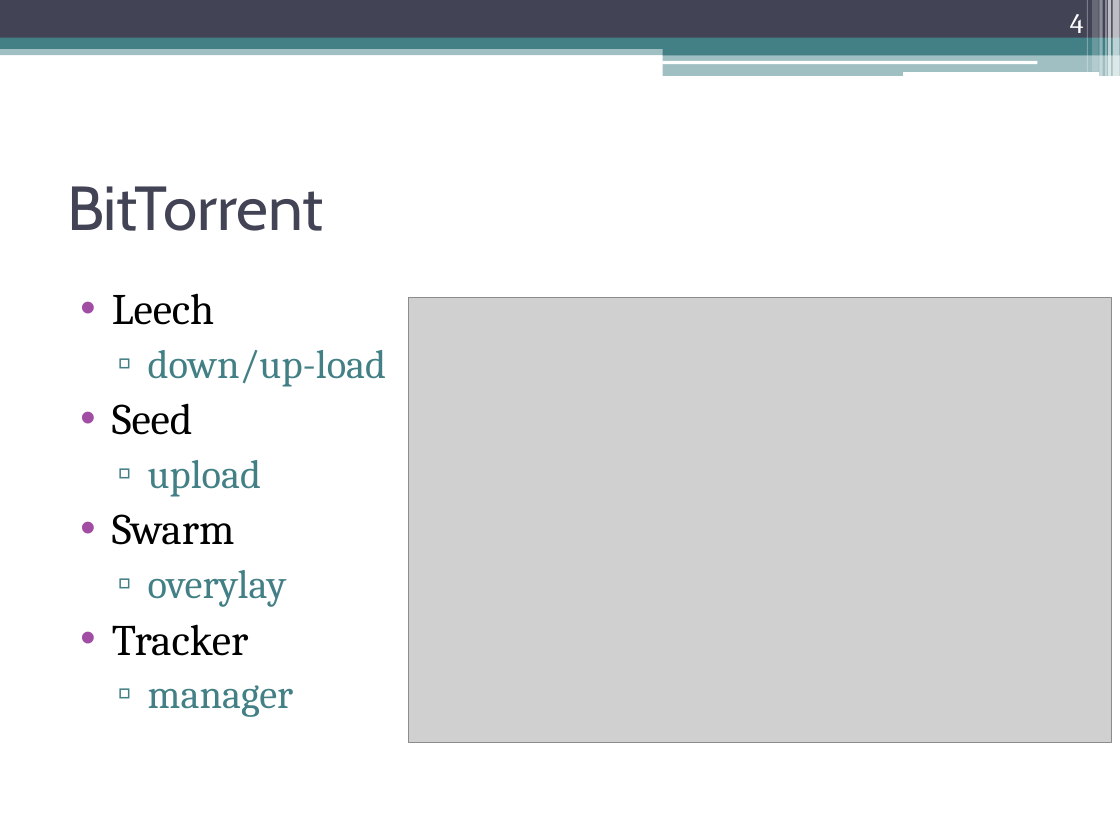
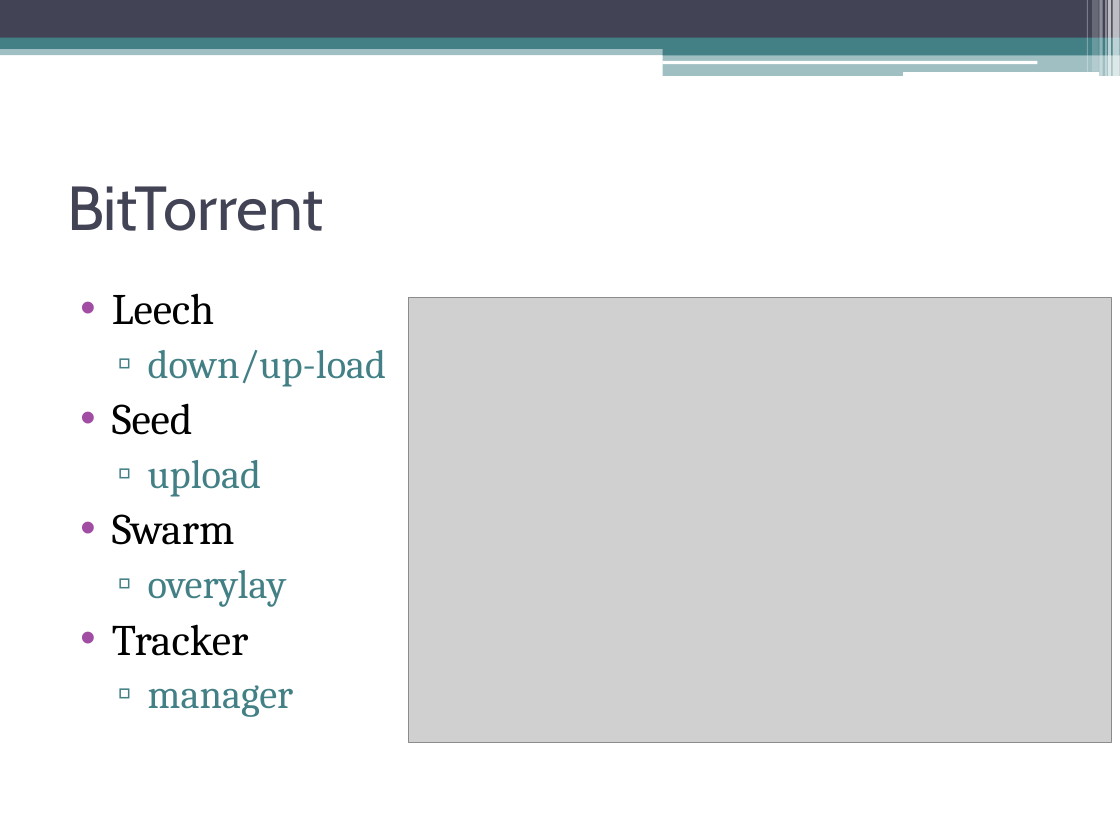
Before and after one commit to sikeh/shanbolishomework, a slide deck: slide 4 of Distributed Computing, Peer-to-Peer and GRIDS/final presentation/ppt/Peer-to-Peer Multimedia Streaming Using BitTorrent.pptx. Drawn at 1120x840 pixels with LibreOffice and Linux fonts; fonts in the diff are those of the drawing; grey boxes stand for pictures. Boxes give left, top, right and bottom in pixels: in the first picture for what was removed or moved away, otherwise in the second. Text is boxed around its words. In the diff, an @@ line names an element or a change of style, - is before the commit and + after.

```diff
--- a/Distributed Computing, Peer-to-Peer and GRIDS/final presentation/ppt/Peer-to-Peer Multimedia Streaming Using BitTorrent.pptx
+++ b/Distributed Computing, Peer-to-Peer and GRIDS/final presentation/ppt/Peer-to-Peer Multimedia Streaming Using BitTorrent.pptx
@@ page number removed at (x1=1070, y1=14, x2=1084, y2=40) @@
-4
```
Also in this commit, not shown: 12 other slides changed, 1 slide added, 1 slide removed.
